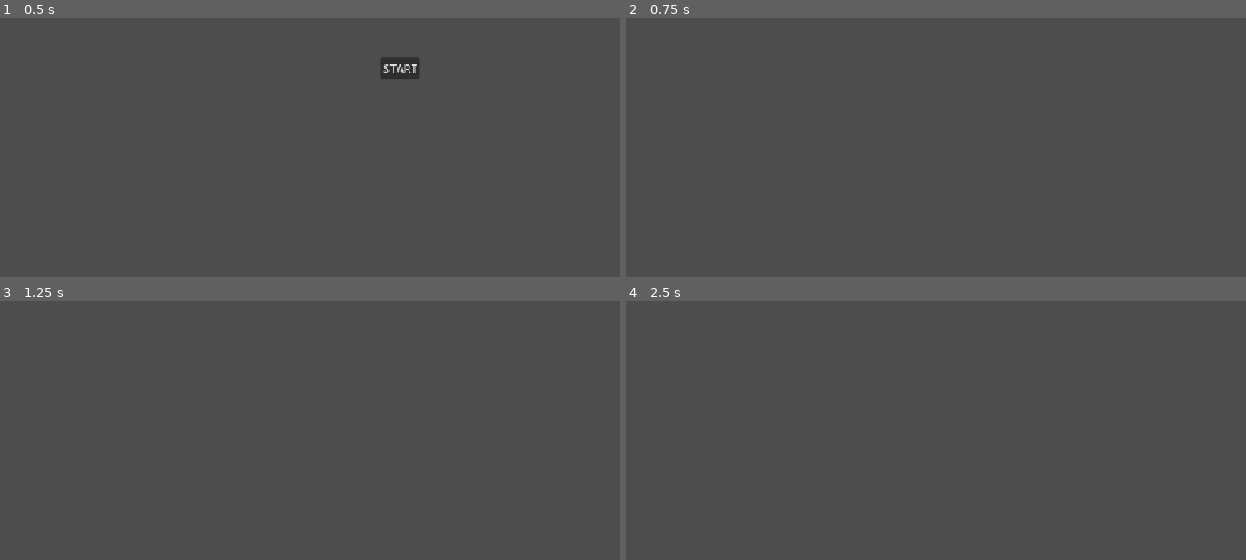
Above: before the commit, frames 1-4 (two rows, left to right).
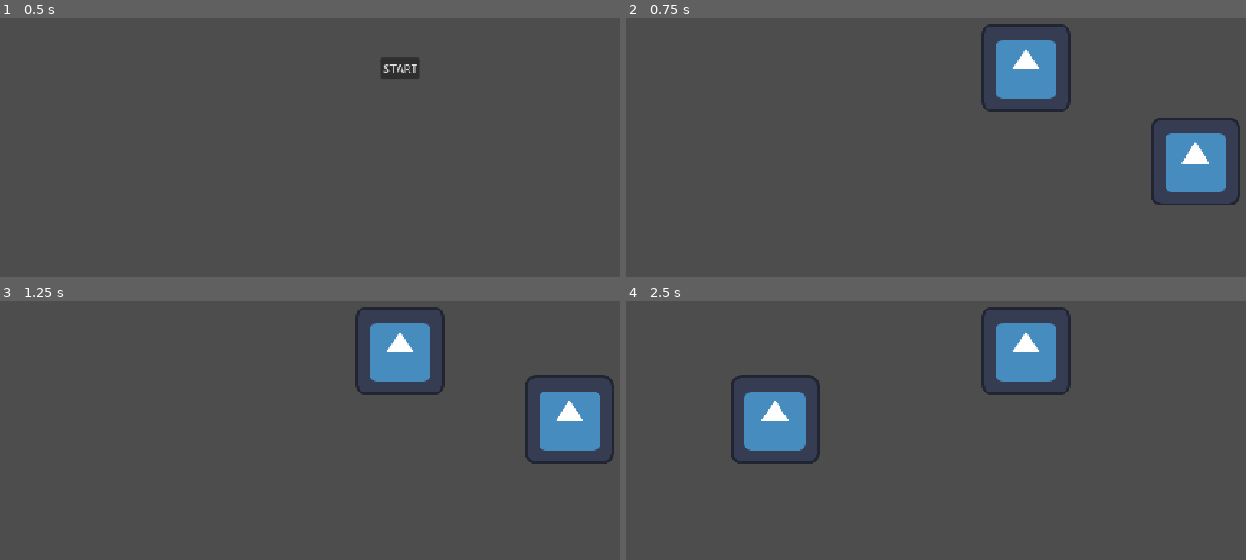
Above: after the commit, the same moments.

Repository: Deeeeelan/liquidate-game
Game: Godot game, scene res://scenes/title_screen.tscn
Same seed, same stepped clock (60 frames per second), same inputs: the game is played once before the commit and once after it. The engine's default icon, where the game draws it, is replaced by a stand-in: a white triangle on a blue panel in a dark square.
Inputs (mouse positions are in pixels of both pictures, inside the frame that each line leads up to):
- Up to frame 1 (0.5 s): no input
- Up to frame 2 (0.75 s): click "START" at 0.5 s
- Up to frame 3 (1.25 s): no input
- Up to frame 4 (2.5 s): tap Enter at 1.25 s; move the mouse to (1202, 329) at 1.27 s; hold D (right, bound only after the commit) from 1.28 s (still down); tap Space (jump, bound only after the commit) at 1.35, 1.52, 1.82, 2.27, 2.3 s; click (1202, 329) at 1.42 s; move the mouse to (867, 373) at 2.02 s; tap Alt at 2.1 s; click (867, 373) at 2.17 s

Frame 1 is identical in both runs. In frame 2, 5.4% of the frame differs, in the area x 57-100%, y 2-73%; in frame 3, 5.6%; in frame 4, 5.7%, in the area x 16-72%, y 2-63%.

Commit message:
Add basic player

Diff:
--- a/project.godot
+++ b/project.godot
@@ -32,6 +32,45 @@
 "res://scripts/": "blue"
 }
 
+[input]
+
+up={
+"deadzone": 0.2,
+"events": [Object(InputEventKey,"resource_local_to_scene":false,"resource_name":"","device":-1,"window_id":0,"alt_pressed":false,"shift_pressed":false,"ctrl_pressed":false,"meta_pressed":false,"pressed":false,"keycode":0,"physical_keycode":87,"key_label":0,"unicode":119,"location":0,"echo":false,"script":null)
+, Object(InputEventKey,"resource_local_to_scene":false,"resource_name":"","device":-1,"window_id":0,"alt_pressed":false,"shift_pressed":false,"ctrl_pressed":false,"meta_pressed":false,"pressed":false,"keycode":0,"physical_keycode":4194320,"key_label":0,"unicode":0,"location":0,"echo":false,"script":null)
+]
+}
+down={
+"deadzone": 0.2,
+"events": [Object(InputEventKey,"resource_local_to_scene":false,"resource_name":"","device":-1,"window_id":0,"alt_pressed":false,"shift_pressed":false,"ctrl_pressed":false,"meta_pressed":false,"pressed":false,"keycode":0,"physical_keycode":83,"key_label":0,"unicode":115,"location":0,"echo":false,"script":null)
+, Object(InputEventKey,"resource_local_to_scene":false,"resource_name":"","device":-1,"window_id":0,"alt_pressed":false,"shift_pressed":false,"ctrl_pressed":false,"meta_pressed":false,"pressed":false,"keycode":0,"physical_keycode":4194322,"key_label":0,"unicode":0,"location":0,"echo":false,"script":null)
+]
+}
+left={
+"deadzone": 0.2,
+"events": [Object(InputEventKey,"resource_local_to_scene":false,"resource_name":"","device":-1,"window_id":0,"alt_pressed":false,"shift_pressed":false,"ctrl_pressed":false,"meta_pressed":false,"pressed":false,"keycode":0,"physical_keycode":65,"key_label":0,"unicode":97,"location":0,"echo":false,"script":null)
+, Object(InputEventKey,"resource_local_to_scene":false,"resource_name":"","device":-1,"window_id":0,"alt_pressed":false,"shift_pressed":false,"ctrl_pressed":false,"meta_pressed":false,"pressed":false,"keycode":0,"physical_keycode":4194319,"key_label":0,"unicode":0,"location":0,"echo":false,"script":null)
+]
+}
+right={
+"deadzone": 0.2,
+"events": [Object(InputEventKey,"resource_local_to_scene":false,"resource_name":"","device":-1,"window_id":0,"alt_pressed":false,"shift_pressed":false,"ctrl_pressed":false,"meta_pressed":false,"pressed":false,"keycode":0,"physical_keycode":68,"key_label":0,"unicode":100,"location":0,"echo":false,"script":null)
+, Object(InputEventKey,"resource_local_to_scene":false,"resource_name":"","device":-1,"window_id":0,"alt_pressed":false,"shift_pressed":false,"ctrl_pressed":false,"meta_pressed":false,"pressed":false,"keycode":0,"physical_keycode":4194321,"key_label":0,"unicode":0,"location":0,"echo":false,"script":null)
+]
+}
+pickup={
+"deadzone": 0.2,
+"events": [Object(InputEventMouseButton,"resource_local_to_scene":false,"resource_name":"","device":-1,"window_id":0,"alt_pressed":false,"shift_pressed":false,"ctrl_pressed":false,"meta_pressed":false,"button_mask":0,"position":Vector2(0, 0),"global_position":Vector2(0, 0),"factor":1.0,"button_index":1,"canceled":false,"pressed":false,"double_click":false,"script":null)
+, Object(InputEventKey,"resource_local_to_scene":false,"resource_name":"","device":-1,"window_id":0,"alt_pressed":false,"shift_pressed":false,"ctrl_pressed":false,"meta_pressed":false,"pressed":false,"keycode":0,"physical_keycode":69,"key_label":0,"unicode":101,"location":0,"echo":false,"script":null)
+, Object(InputEventKey,"resource_local_to_scene":false,"resource_name":"","device":-1,"window_id":0,"alt_pressed":false,"shift_pressed":false,"ctrl_pressed":false,"meta_pressed":false,"pressed":false,"keycode":0,"physical_keycode":90,"key_label":0,"unicode":122,"location":0,"echo":false,"script":null)
+]
+}
+jump={
+"deadzone": 0.2,
+"events": [Object(InputEventKey,"resource_local_to_scene":false,"resource_name":"","device":-1,"window_id":0,"alt_pressed":false,"shift_pressed":false,"ctrl_pressed":false,"meta_pressed":false,"pressed":false,"keycode":0,"physical_keycode":32,"key_label":0,"unicode":32,"location":0,"echo":false,"script":null)
+]
+}
+
 [physics]
 
 3d/physics_engine="Jolt Physics"
--- a/scenes/game.tscn
+++ b/scenes/game.tscn
@@ -1,8 +1,41 @@
 [gd_scene format=3 uid="uid://dg717e781qctt"]
+
+[ext_resource type="Script" uid="uid://bwa44mqqlcjrc" path="res://scripts/player_movement.gd" id="1_uwrxv"]
+[ext_resource type="Texture2D" uid="uid://bkch85xeq0d2s" path="res://assets/images/icon.svg" id="2_yqjtg"]
+
+[sub_resource type="CapsuleShape2D" id="CapsuleShape2D_6sj1v"]
+radius = 64.0
+height = 128.0
+
+[sub_resource type="WorldBoundaryShape2D" id="WorldBoundaryShape2D_6sj1v"]
 
 [node name="Game" type="Node" unique_id=1171329590]
 
 [node name="Node2D" type="Node2D" parent="." unique_id=935136484]
+
+[node name="CharacterBody2D" type="CharacterBody2D" parent="Node2D" unique_id=296477326]
+script = ExtResource("1_uwrxv")
+
+[node name="Sprite2D" type="Sprite2D" parent="Node2D/CharacterBody2D" unique_id=1678045591]
+texture = ExtResource("2_yqjtg")
+
+[node name="CollisionShape2D" type="CollisionShape2D" parent="Node2D/CharacterBody2D" unique_id=2065639098]
+shape = SubResource("CapsuleShape2D_6sj1v")
+
+[node name="RemoteTransform2D" type="RemoteTransform2D" parent="Node2D/CharacterBody2D" unique_id=1747893914]
+remote_path = NodePath("../../Camera2D")
+
+[node name="StaticBody2D" type="StaticBody2D" parent="Node2D" unique_id=700055049]
+position = Vector2(0, 112)
+
+[node name="CollisionShape2D" type="CollisionShape2D" parent="Node2D/StaticBody2D" unique_id=544337289]
+shape = SubResource("WorldBoundaryShape2D_6sj1v")
+
+[node name="Camera2D" type="Camera2D" parent="Node2D" unique_id=1661264767]
+
+[node name="Icon" type="Sprite2D" parent="Node2D" unique_id=1197882545]
+position = Vector2(244, 147)
+texture = ExtResource("2_yqjtg")
 
 [node name="CanvasLayer" type="CanvasLayer" parent="." unique_id=467131037]
 
--- /dev/null
+++ b/scripts/player_movement.gd
@@ -0,0 +1,26 @@
+extends CharacterBody2D
+
+
+const SPEED = 600.0
+const JUMP_VELOCITY = -500.0
+const LERP_SPEED = 0.08
+
+
+func _physics_process(delta: float) -> void:
+	# Add the gravity.
+	if not is_on_floor():
+		velocity += get_gravity() * delta
+
+	# Handle jump.
+	if Input.is_action_just_pressed("jump") and is_on_floor():
+		velocity.y = JUMP_VELOCITY
+
+	# Get the input direction and handle the movement/deceleration.
+	# As good practice, you should replace UI actions with custom gameplay actions.
+	var direction := Input.get_axis("left", "right")
+	if direction:
+		velocity.x = lerp(velocity.x, direction * SPEED, LERP_SPEED)
+	else:
+		velocity.x = lerp(velocity.x, move_toward(velocity.x, 0, SPEED), LERP_SPEED)
+
+	move_and_slide()
Not shown, added: scripts/player_movement.gd.uid
